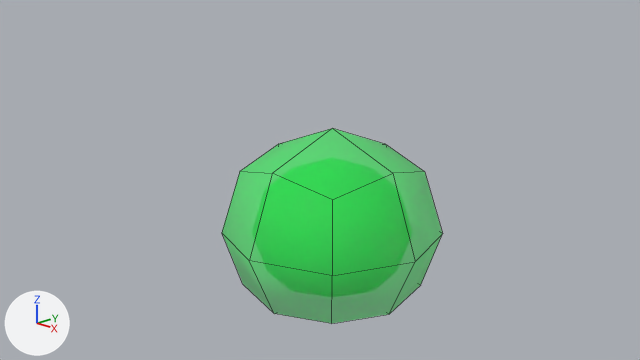
A saved change to the Blender file Modelos CS2/Enemigos/slime.blend.
Both versions are drawn from the file's camera 'Camera'. The axes (+X, +Y, +Z) are drawn at lower left. The lights are the same throughout. The first picture is the older version. Mesh edges are drawn as thin lines. The same objects are shown in both versions, whatever each file hides.

The scene before the commit, as lines of its bpy script (objects in view):
```python
me_cube = bpy.data.meshes.new('Cube')
me_cube.from_pydata(...)  # 26 vertices, 24 faces; spans x -0.84..0.84, y -0.84..0.84, z -0.49..0.84
me_cube.polygons.foreach_set('use_smooth', [True] * 24)
me_cube.materials.append(mat_slimefisicoafuera)  # green #00ff5c
ob_slimeafuera = bpy.data.objects.new('slimeAfuera', me_cube)
ob_slimeafuera.location = (0.0, 0.0, 1.28)
ob_slimeafuera.scale = (2.62, 2.62, 2.62)
```
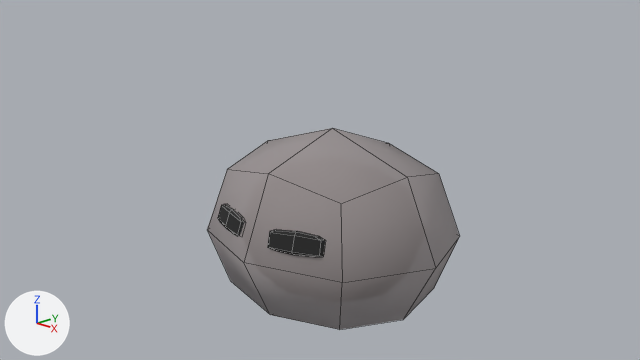
Where the newer file only moved an object's origin or applied its transform, the numbers keep the older frame.

What changed in the scene script:
```text
Add mat_slimeroca:
    mat_slimeroca = principled_material('SlimeRoca')
    mat_slimeroca.base_color = (0.383, 0.341, 0.341)  # grey #a69e9e
    mat_slimeroca.roughness = 1.0
    mat_slimeroca.alpha = 0.722
Change me_cube:
    used by ob_slimeafuera; location = (0.0, 0.0, 1.28); scale = (2.62, 2.62, 2.62)
    remove me_cube.from_pydata(...)  # 26 vertices, 24 faces; spans x -0.84..0.84, y -0.84..0.84, z -0.49..0.84
    remove me_cube.materials.append(mat_slimefisicoafuera)  # green #00ff5c
    add me_cube.from_pydata(...)  # 26 vertices, 24 faces; spans x -1.03..1.03, y -0.89..0.89, z -0.49..0.84
    me_cube part 1: the whole mesh is scaled about its middle by (1.22, 1.06, 1)
    add me_cube.materials.append(mat_slimeroca)  # grey #a69e9e
Add me_plane_002:
    me_plane_002.from_pydata(...)  # 48 vertices, 44 faces; spans x -2.36..2.36, y 0.05..0.8, z -0.09..0.54
    me_plane_002.materials.append(mat_ojos)  # black #232323
Add ob_ojos_002:
    ob_ojos_002 = bpy.data.objects.new('ojos.002', me_plane_002)
    ob_ojos_002.location = (0.0, -1.93, 2.09)
    ob_ojos_002.rotation_euler = (-1.856, 0.0, 0.0)  # degrees (-106, 0, 0)
    ob_ojos_002.scale = (0.629, 0.629, 0.629)
```

What differs and where, as boxes [x1, y1, x2, y2] in the pictures (640 x 360 px):
'slimeAfuera', recoloured, rescaled (14% wider)
    before: [222, 128, 443, 323]
    after: [207, 128, 460, 330]
'ojos.002', added (black)
    after: [218, 204, 325, 257]
